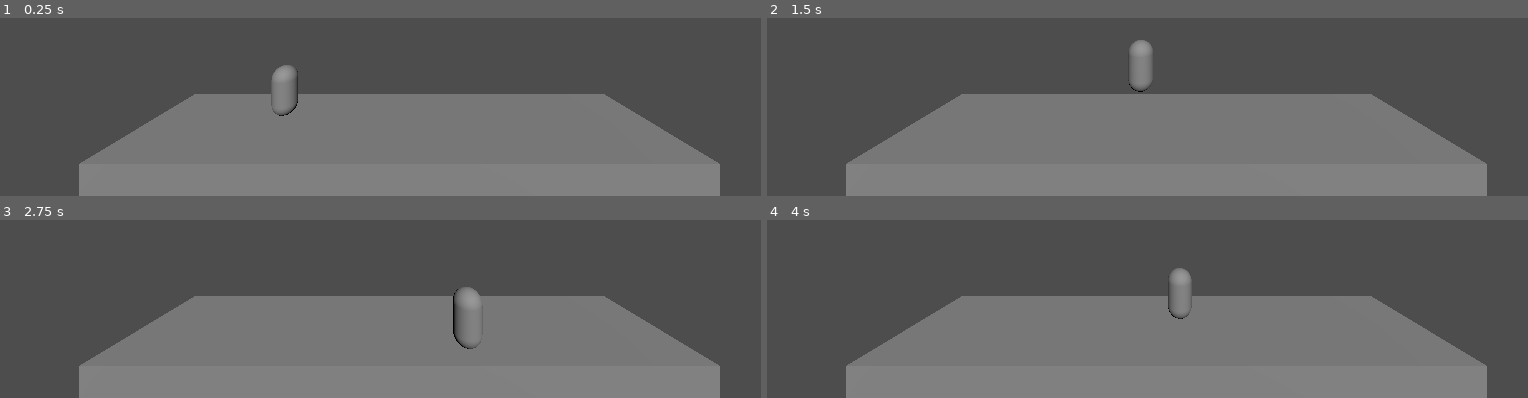
Above: before the commit, frames 1-4 (two rows, left to right).
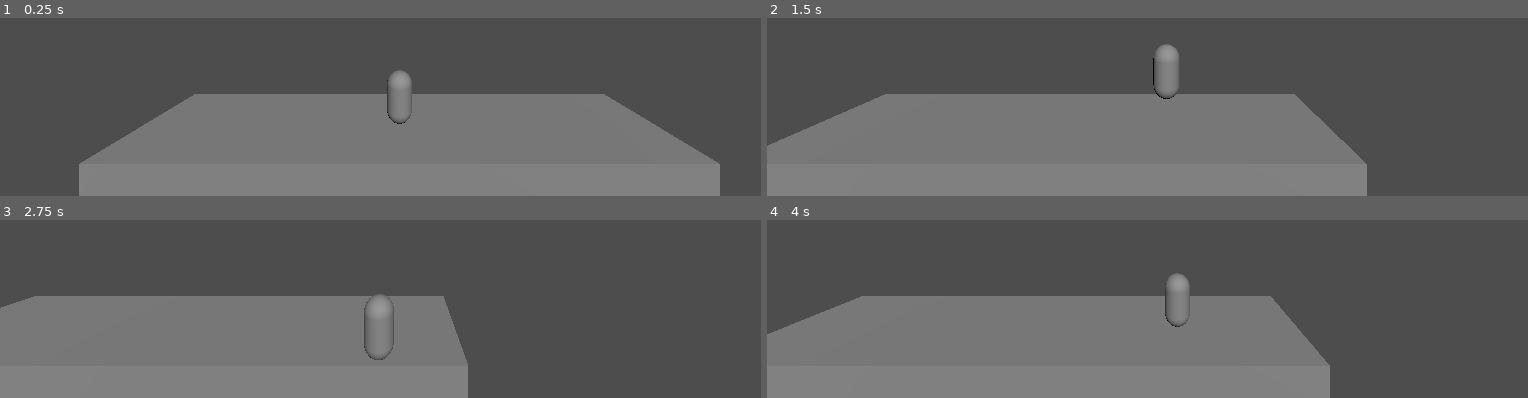
Above: after the commit, the same moments.

Repository: greatbrick0/SacrificeJam1
Game: Godot game, scene res://Scenes/main_level.tscn
Same seed, same stepped clock (60 frames per second), same inputs: the game is played once before the commit and once after it.
Inputs:
- Up to frame 1 (0.25 s): no input
- Up to frame 2 (1.5 s): tap Enter at 0.5 s; hold D (MoveRight) 0.53-1.28 s; tap Space (Jump) at 0.77 s; hold S (MoveDown) from 1.28 s (still down)
- Up to frame 3 (2.75 s): tap Space (Jump) at 1.52 s; release S (MoveDown) at 2.03 s; hold D (MoveRight) from 2.03 s (still down)
- Up to frame 4 (4 s): release D (MoveRight) at 2.78 s; hold W (MoveUp) 2.78-3.53 s; tap Space (Jump) at 3.02, 3.77 s; hold A (MoveLeft) from 3.53 s (still down)

The runs differ from the first frame. In frame 1, 1.0% of the frame differs, in the area x 35-55%, y 26-60%; in frame 2, 16%; in frame 3, 26%, in the area x 0-95%, y 37-100%; in frame 4, 18%.

Commit message:
Added Custom Camera Movement

Diff:
--- a/Scenes/main_level.tscn
+++ b/Scenes/main_level.tscn
@@ -1,6 +1,8 @@
-[gd_scene load_steps=4 format=3 uid="uid://bosracskukmxx"]
+[gd_scene load_steps=6 format=3 uid="uid://bosracskukmxx"]
 
 [ext_resource type="PackedScene" uid="uid://r4je3ei2rhwd" path="res://Scenes/player.tscn" id="1_b44tx"]
+[ext_resource type="Script" path="res://Scripts/main_level.gd" id="1_pekt1"]
+[ext_resource type="Script" path="res://Scripts/camera.gd" id="2_v6fr6"]
 
 [sub_resource type="BoxMesh" id="BoxMesh_a37ub"]
 
@@ -8,6 +10,7 @@
 size = Vector3(20, 1, 4)
 
 [node name="MainLevel" type="Node3D"]
+script = ExtResource("1_pekt1")
 
 [node name="Path" type="Node3D" parent="."]
 
@@ -22,11 +25,13 @@
 shape = SubResource("BoxShape3D_0dk56")
 
 [node name="Camera" type="Camera3D" parent="."]
+unique_name_in_owner = true
 transform = Transform3D(1, 0, 0, 0, 1, 0, 0, 0, 1, 0, 5, 9)
 fov = 90.0
+script = ExtResource("2_v6fr6")
 
 [node name="MainLight" type="DirectionalLight3D" parent="."]
 transform = Transform3D(0.984808, -0.111619, 0.133022, 0, 0.766044, 0.642788, -0.173648, -0.633022, 0.754407, 0, 0, 0)
 
 [node name="Player" parent="." instance=ExtResource("1_b44tx")]
-transform = Transform3D(1, 0, 0, 0, 1, 0, 0, 0, 1, -4.78254, 0, -0.390048)
+unique_name_in_owner = true
--- /dev/null
+++ b/Scripts/camera.gd
@@ -0,0 +1,31 @@
+extends Camera3D
+
+var playerRef: Player
+var bounds: Vector2
+var speed: float = 6
+@export var leadDistance: float = 2
+
+func _ready():
+	playerRef = %Player
+
+func _process(delta):
+	if(playerRef.velocity.x == 0):
+		MoveTowards(playerRef.global_position.x, delta)
+		print("a")
+	elif(playerRef.velocity.x > 0):
+		MoveTowards(playerRef.global_position.x + leadDistance, delta)
+		print("b")
+	elif(playerRef.velocity.x < 0):
+		MoveTowards(playerRef.global_position.x - leadDistance, delta)
+		print("c")
+
+func MoveTowards(newX: float, delta):
+	if(abs(global_position.x - newX) <= delta * speed):
+		global_position.x = newX
+		print("1")
+	elif(newX > global_position.x):
+		global_position.x += speed * delta
+		print("2")
+	elif(newX < global_position.x):
+		global_position.x -= speed * delta
+		print("3")
--- /dev/null
+++ b/Scripts/main_level.gd
@@ -0,0 +1,10 @@
+extends Node3D
+
+@export var cameraBounds: Vector2 = Vector2(-2, 12)
+
+
+func _ready():
+	pass
+
+func _process(delta):
+	pass
--- a/Scripts/player.gd
+++ b/Scripts/player.gd
@@ -1,4 +1,5 @@
 extends CharacterBody3D
+class_name Player
 
 @export var speed: Vector2 = Vector2(4, 2)
 @export var smallJumpHeight: float = 4.5
